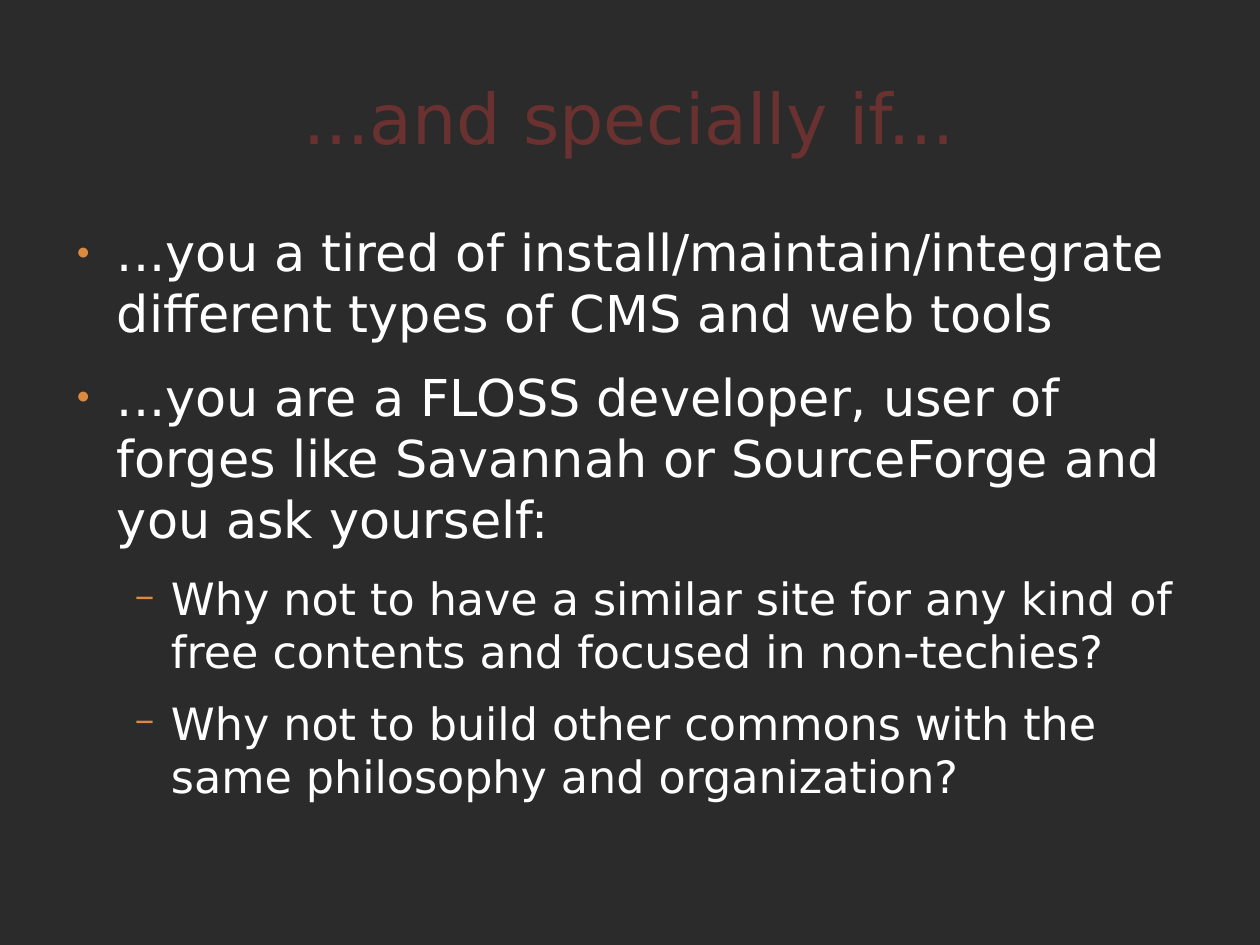
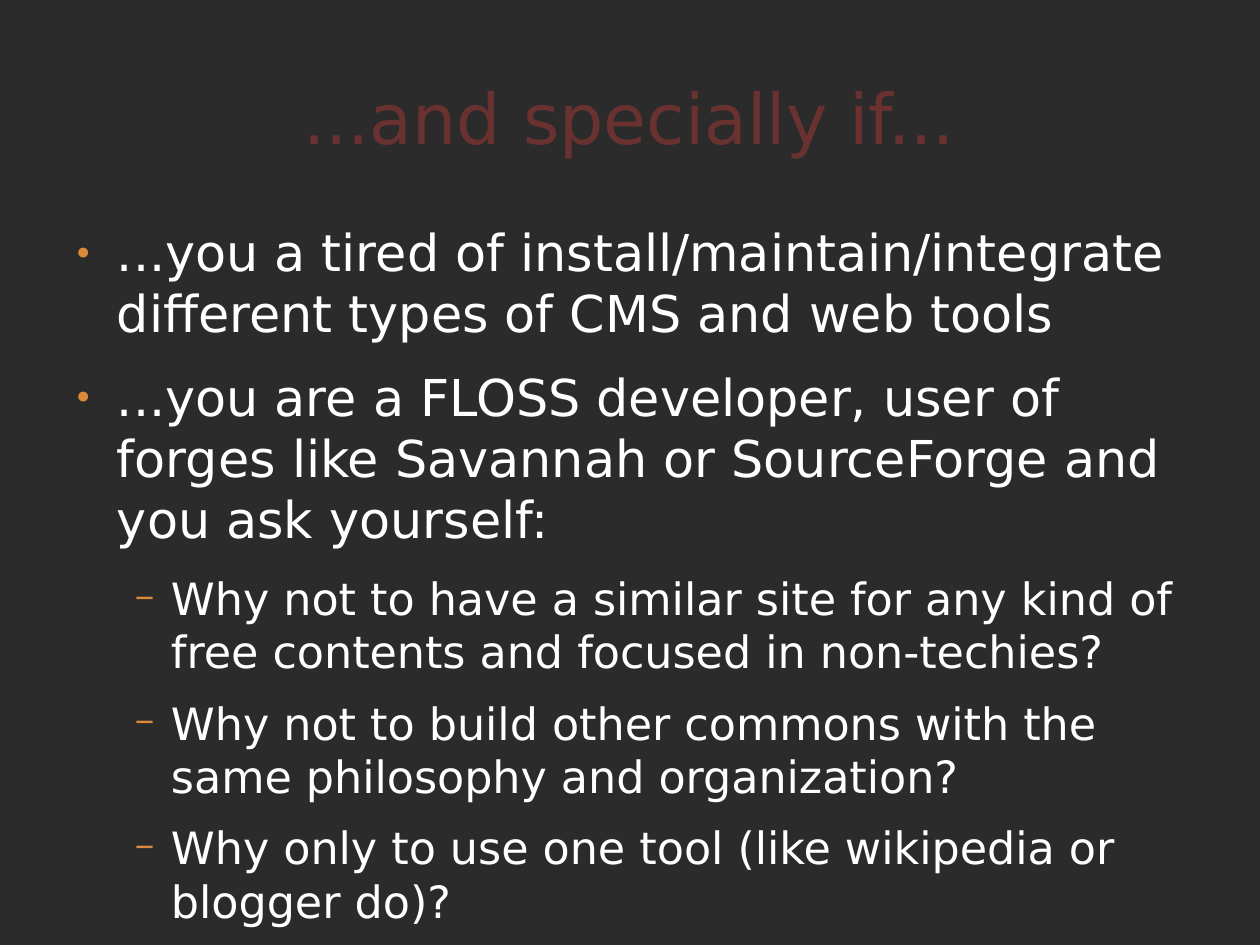
Before and after one commit to comunes/kune, a slide deck: slide 18 of doc/kune-dic-08.odp (slide 17 before the commit). Drawn at 1260x945 pixels with LibreOffice and Linux fonts; fonts in the diff are those of the drawing; background and template pictures are left out; a plain dark background stands for a picture behind light text. Boxes give left, top, right and bottom in pixels: in the first picture for what was removed or moved away, otherwise in the second. Text is boxed around its words. In the diff, an @@ line names an element or a change of style, - is before the commit and + after.

```diff
--- a/doc/kune-dic-08.odp
+++ b/doc/kune-dic-08.odp
@@ text at (171,830,1114,928): paragraph added @@
+  − Why only to use one tool (like wikipedia or blogger do)?
```
Also in this commit, not shown: 7 other slides changed, 1 slide added.
